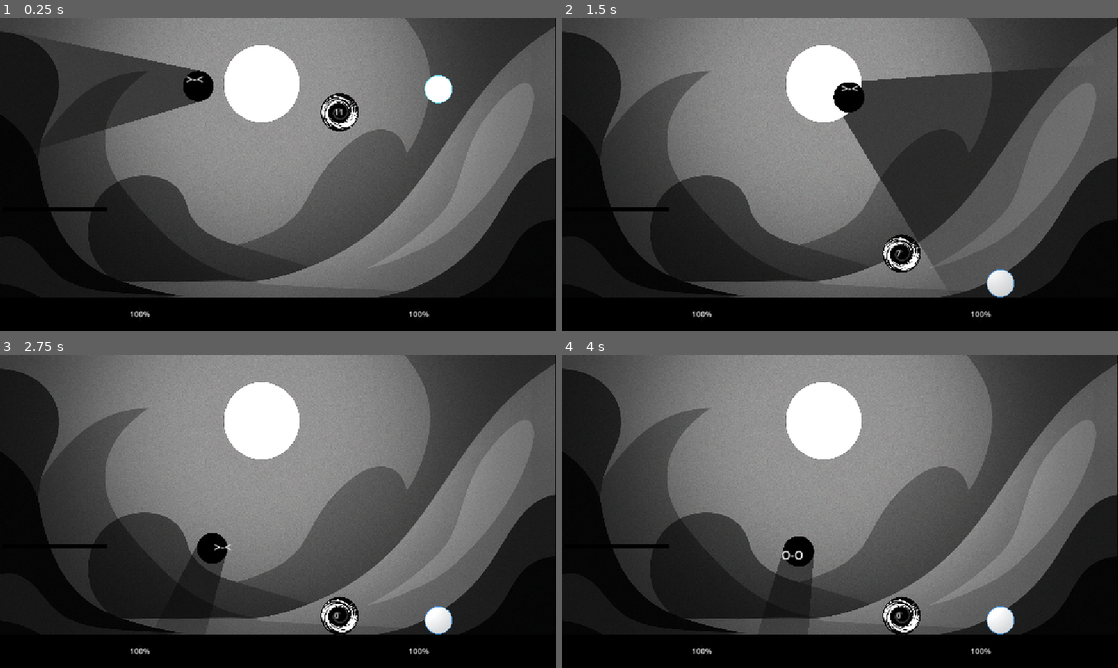
Above: before the commit, frames 1-4 (two rows, left to right).
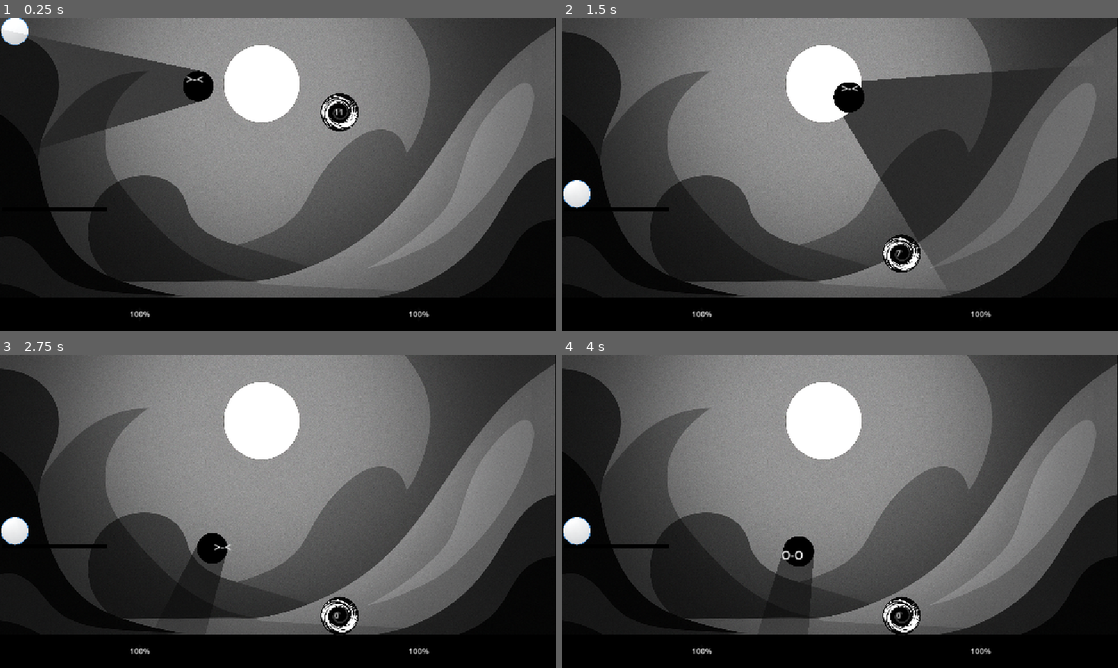
Above: after the commit, the same moments.

Repository: piperinnshall/Blattle
Game: Godot game, scene res://leos/scenes/testlevel.tscn
Two runs of this game, one before a commit and one after it. Both use one fixed random seed, a clock stepped at 60 frames per second and the inputs below.
Inputs (mouse positions are in pixels of both pictures, inside the frame that each line leads up to):
- Up to frame 1 (0.25 s): no input
- Up to frame 2 (1.5 s): tap Enter (ui_accept) at 0.5 s; move the mouse to (962, 158) at 0.52 s; hold D (right) 0.53-1.25 s; hold W (jump) 0.53-1.25 s; click (962, 158) at 0.6 s; drag from (728, 190) to (840, 27) at 1.27 s
- Up to frame 3 (2.75 s): move the mouse to (333, 442) at 2.02 s; hold A (left) from 2.03 s (still down); hold W (jump) from 2.03 s (still down); click (333, 442) at 2.1 s
- Up to frame 4 (4 s): release A (left) at 2.75 s; release W (jump) at 2.75 s; drag from (812, 574) to (901, 614) at 2.77 s; move the mouse to (1006, 558) at 3.52 s; hold D (right) from 3.53 s (still down); hold W (jump) from 3.53 s (still down); click (1006, 558) at 3.6 s

The runs differ from the first frame. In frame 1, 0.7% of the frame differs, in the area x 0-82%, y 0-28%; in frame 2, 0.7%, in the area x 0-82%, y 51-90%; in frame 3, 0.7%; in frame 4, 0.7%.
Error in both runs: Invalid assignment of property or key 'text' with value of type 'String' on a base object of type 'null instance'. (res://scripts/deathMenu.gd:42)

Commit message:
chore: Merge

Diff:
--- a/leos/scenes/testlevel.tscn
+++ b/leos/scenes/testlevel.tscn
@@ -6,7 +6,7 @@
 [ext_resource type="PackedScene" uid="uid://cfr2gwmxc3aii" path="res://scenes/hittable_object.tscn" id="3_jiwm1"]
 [ext_resource type="PackedScene" uid="uid://cdcq14nucamxn" path="res://scenes/moon.tscn" id="5_7ixgg"]
 [ext_resource type="PackedScene" uid="uid://bv5jav4dhu5nu" path="res://scenes/HealthBars.tscn" id="5_hyqgw"]
-[ext_resource type="PackedScene" uid="uid://dyvaunj3fkxqn" path="res://scenes/DeathMenu.tscn" id="7_bx6wm"]
+[ext_resource type="PackedScene" uid="uid://dyvaunj3fkxqn" path="res://leos/scenes/DeathMenu.tscn" id="7_bx6wm"]
 [ext_resource type="PackedScene" uid="uid://dm84abbsaarte" path="res://piper/scenes/character/player.tscn" id="8_ivy6k"]
 
 [sub_resource type="RectangleShape2D" id="RectangleShape2D_6ewva"]
@@ -135,7 +135,6 @@
 size_flags_horizontal = 6
 
 [node name="Player2" parent="." instance=ExtResource("8_ivy6k")]
-position = Vector2(908, 120)
 input_left = "player2left"
 input_right = "player2right"
 input_jump = "player2jump"
--- a/piper/scripts/character/behaviours/attack.gd
+++ b/piper/scripts/character/behaviours/attack.gd
@@ -34,9 +34,9 @@
 	if is_busy():
 		return
 
-	if character._get_light_input():
+	if character.get_light_input():
 		_queued_attack = AttackType.LIGHT
-	elif character._get_heavy_input():
+	elif character.get_heavy_input():
 		_queued_attack = AttackType.HEAVY
 	else:
 		_queued_attack = AttackType.NONE
@@ -106,7 +106,7 @@
 		timer.wait_time = duration
 		timer.one_shot = true
 
-	var dir = character._get_movement_input()
+	var dir = character.get_movement_input()
 	var offset = Vector2.ZERO
 	if dir < 0:
 		offset = Vector2(-attack_offset, 0)
--- a/piper/scripts/character/behaviours/dash.gd
+++ b/piper/scripts/character/behaviours/dash.gd
@@ -14,7 +14,7 @@
 	return false
 
 func perform(character) -> void:
-	var input_direction = character._get_movement_input()
+	var input_direction = character.get_movement_input()
 	if _cooldown_time > 0.0 or _is_dashing or input_direction == 0.0:
 		return
 
--- a/piper/scripts/character/character.gd
+++ b/piper/scripts/character/character.gd
@@ -5,24 +5,29 @@
 signal player_died(player: Node)
 
 # --- Exported Variables ---
+
 @export_group("Behaviours")
 @export var jump: Jump
 @export var dash: Dash
 @export var attack: Attack
+
 @export_group("Movement")
 @export var speed: float = 200.0
 @export var acceleration: float = 1000.0
 @export var friction: float = 1200.0
 @export var gravity: float = 800.0
 @export var buffer_time: float = 0.1
+
 @export_group("Health")
 @export var max_health: float = 100.0
 
 # --- State ---
+
 var _health := 100.0
 var input_buffer := {}
 
 # --- Built-in ---
+
 func _ready():
 	# Initialize health
 	_health = max_health
@@ -44,6 +49,7 @@
 	move_and_slide()
 
 # --- Abstract ---
+
 func get_movement_input() -> float:  return 0
 func get_jump_input() -> bool:  return false
 func get_dash_input() -> bool: return false
@@ -81,6 +87,7 @@
 	take_damage(damage)
 
 # --- Movement ---
+
 func handle_movement(delta: float):
 	if not is_on_floor():
 		velocity.y += gravity * delta
--- a/piper/scripts/character/player.gd
+++ b/piper/scripts/character/player.gd
@@ -8,16 +8,16 @@
 @export var input_light: String = "light"
 @export var input_heavy: String = "heavy"
 
-func _get_movement_input() -> float:
+func get_movement_input() -> float:
 	return Input.get_axis(input_left, input_right)
 
-func _get_jump_input() -> bool:
+func get_jump_input() -> bool:
 	return Input.is_action_just_pressed(input_jump)
 
-func _get_dash_input() -> bool:
+func get_dash_input() -> bool:
 	return Input.is_action_just_pressed(input_dash)
 
-func _get_light_input() -> bool:
+func get_light_input() -> bool:
 	return Input.is_action_just_pressed(input_light)
 
 func _get_heavy_input() -> bool:
